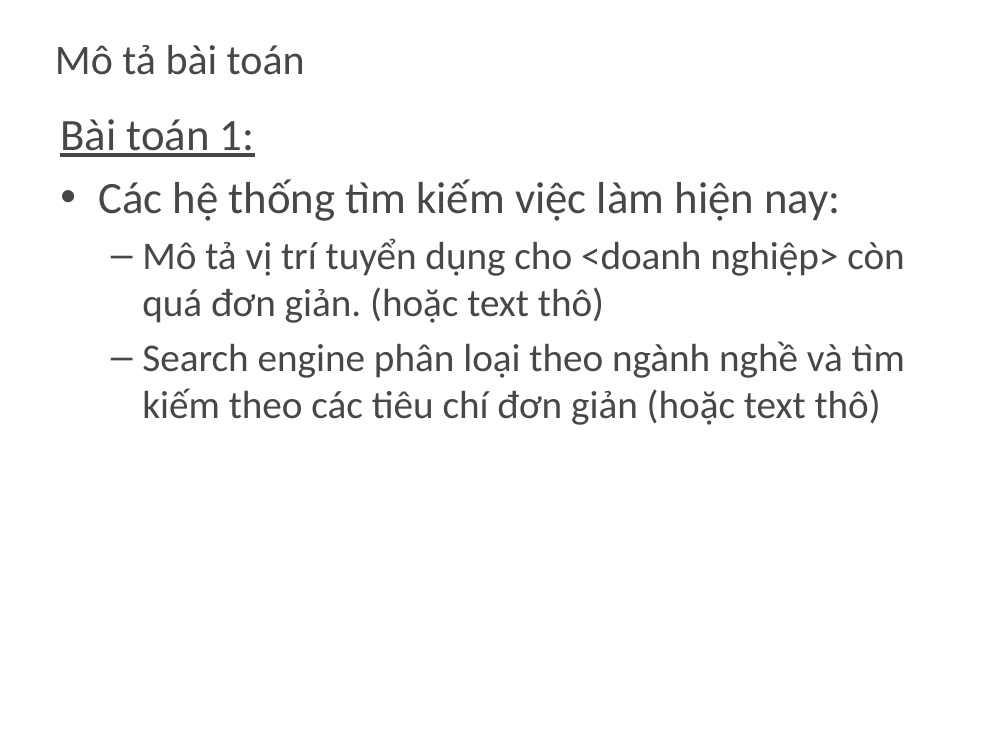
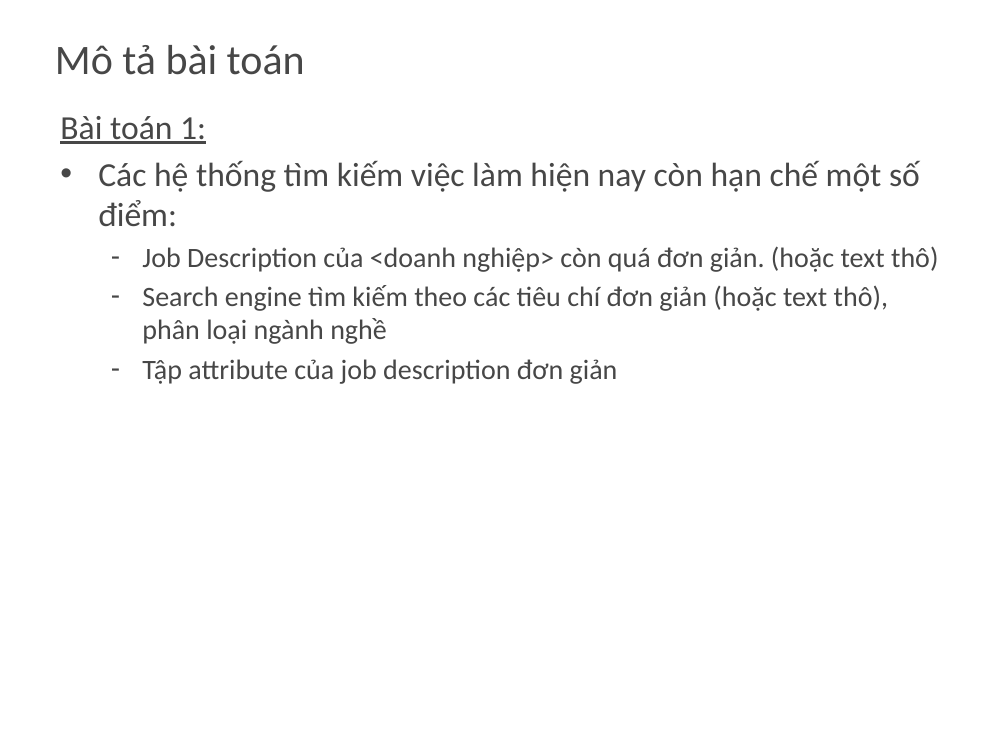
Before and after one commit to khanhduy94/jobzoom, a slide deck: slide 5 of Documents/JobZoom.pptx (slide 2 before the commit). Drawn at 1008x756 pixels with LibreOffice and Linux fonts; fonts in the diff are those of the drawing; background and template pictures are left out. Boxes give left, top, right and bottom in pixels: in the first picture for what was removed or moved away, otherwise in the second. Text is boxed around its words. In the diff, an @@ line names an element or a change of style, - is before the commit and + after.

```diff
--- a/Documents/JobZoom.pptx
+++ b/Documents/JobZoom.pptx
@@ text at (x1=60, y1=116, x2=206, y2=144): size 32 to 24 pt in "Bài toán 1:"; less space between paragraphs @@
@@ text at (x1=98, y1=161, x2=938, y2=384): text changed; size 28 to 20 pt @@
-• Các hệ thống tìm kiếm việc làm hiện nay:
-  – Mô tả vị trí tuyển dụng cho <doanh nghiệp> còn quá đơn giản. (hoặc text thô)
-  – Search engine phân loại theo ngành nghề và tìm kiếm theo các tiêu chí đơn giản (hoặc text thô)
+• Các hệ thống tìm kiếm việc làm hiện nay còn hạn chế một số điểm:
+  – Job Description của <doanh nghiệp> còn quá đơn giản. (hoặc text thô)
+  – Search engine tìm kiếm theo các tiêu chí đơn giản (hoặc text thô), phân loại ngành nghề
+  – Tập attribute của job description đơn giản
```
Also in this commit, not shown: 3 slides added.
